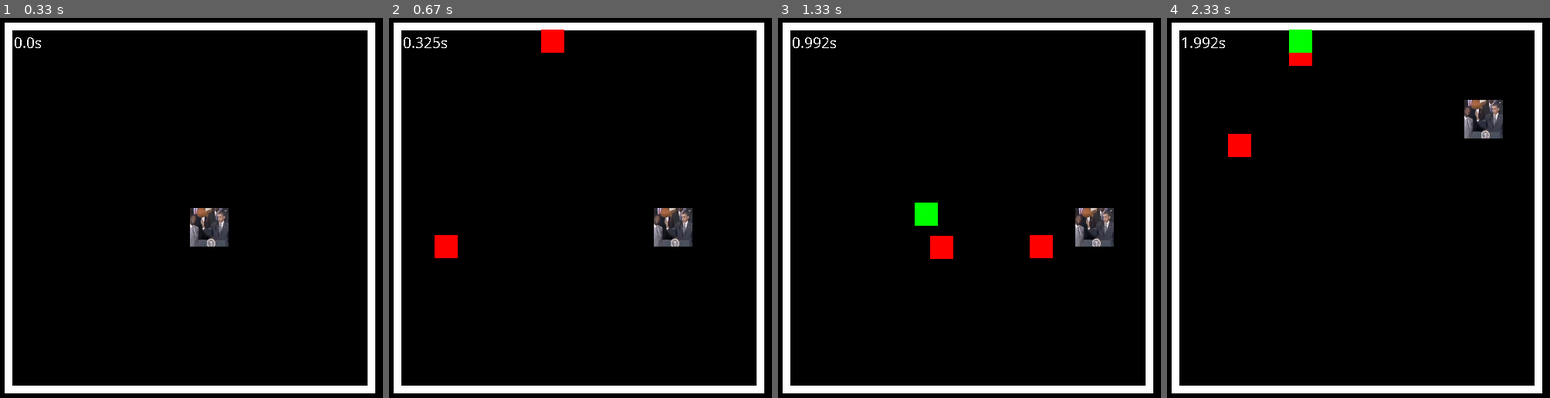
Above: before the commit, frames 1-4 (left to right).
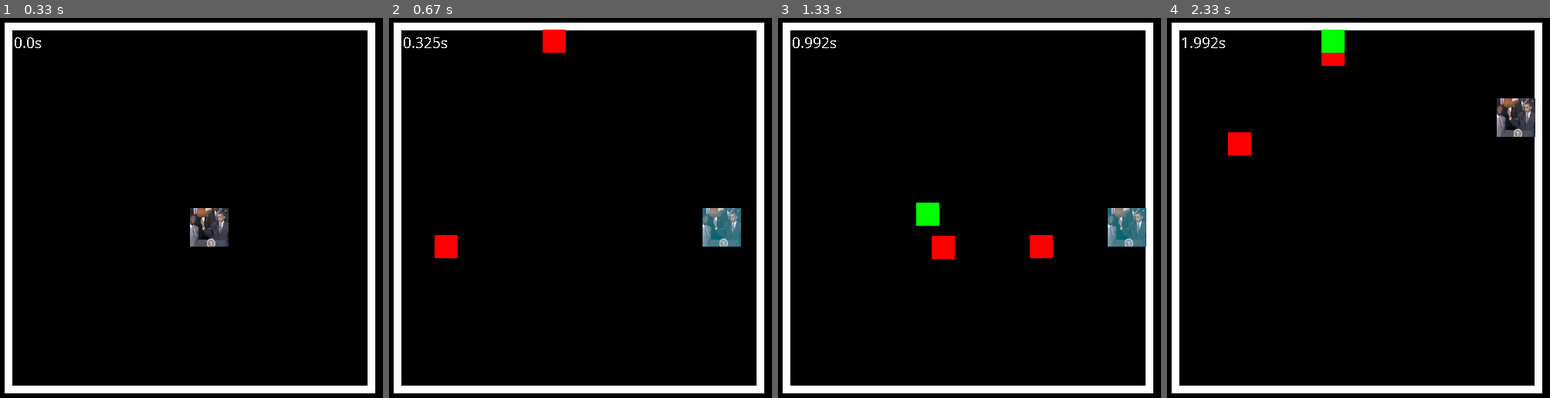
Above: after the commit, the same moments.

Repository: 19ee/pygame
Game: pygame game, started from UT/main.py
The game is run twice, just before and just after one commit, with the same random seed, the same clock (stepped at 60 frames per second) and the same inputs.
Inputs:
- Up to frame 1 (0.33 s): no input
- Up to frame 2 (0.67 s): hold Right Shift from 0.33 s (still down); hold D from 0.33 s (still down)
- Up to frame 3 (1.33 s): release Right Shift at 0.8 s; release D at 0.8 s
- Up to frame 4 (2.33 s): hold W 1.33-1.8 s

Frame 1 is identical in both runs. In frame 2, 2.1% of the frame differs, in the area x 39-92%, y 3-61%; in frame 3, 2.0%; in frame 4, 3.0%, in the area x 15-97%, y 3-37%.

Commit message:
Update main.py

Diff:
--- a/UT/main.py
+++ b/UT/main.py
@@ -13,7 +13,8 @@
 width = screen.get_width()
 height = screen.get_height()
 
-player_icon = "pygame\\UT\\player_icon.png" # "N:\\My Pictures\\Shalom.jpg"
+player_icon = "player_icon.png" # "N:\\My Pictures\\Shalom.jpg"
+dash_icon = "player_icon_dash.png"
 chara = classes.Character(player_icon, width=50, height=50, position_x=screen.get_width() / 2, position_y=screen.get_height() / 2)
 
 buffer = 22
@@ -72,21 +73,20 @@
         keys = pygame.key.get_pressed()
         keysinput.wasdinput(keys, buffer, chara, screen, dt) # movement / freeze program
 
-        if dash_cooldown == False:
-            if keys[pygame.K_LSHIFT]:
+        # DASH ----------------------->
+
+        if keys[pygame.K_RSHIFT]:
+            if has_time_passed(dash_time, 4):
                 dash_time = time()
-            if has_time_passed(dash_time):
-                dash_cooldown = True
         if has_time_passed(dash_time, 0, 1):
             chara.speed = 500
-            chara.change_image("pygame\\UT\\player_icon_dash.png")
+            chara.change_image(dash_icon)
         else:
             chara.speed = 300
-            chara.change_image("pygame\\UT\\player_icon.png")
+            chara.change_image(player_icon)
             last_dash = time()
 
-        if has_time_passed(last_dash, 3):
-            dash_cooldown = False
+        # ---------------------------->
 
         if first_movement == False:
             if keys[pygame.K_w] or keys[pygame.K_s] or keys[pygame.K_a] or keys[pygame.K_d]:
